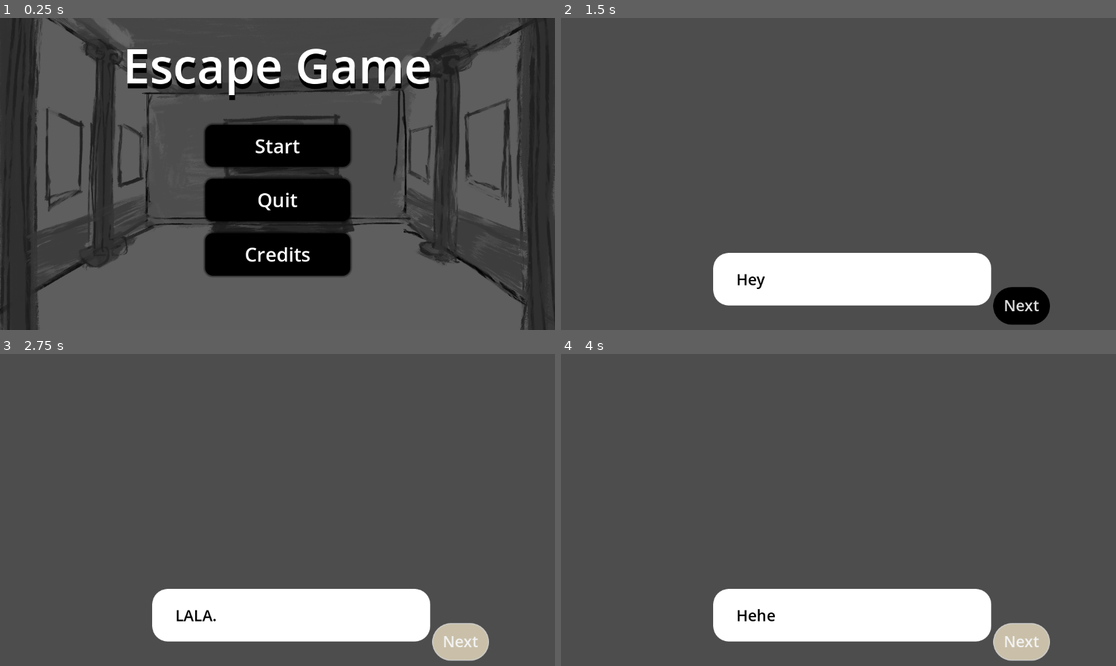
Above: before the commit, frames 1-4 (two rows, left to right).
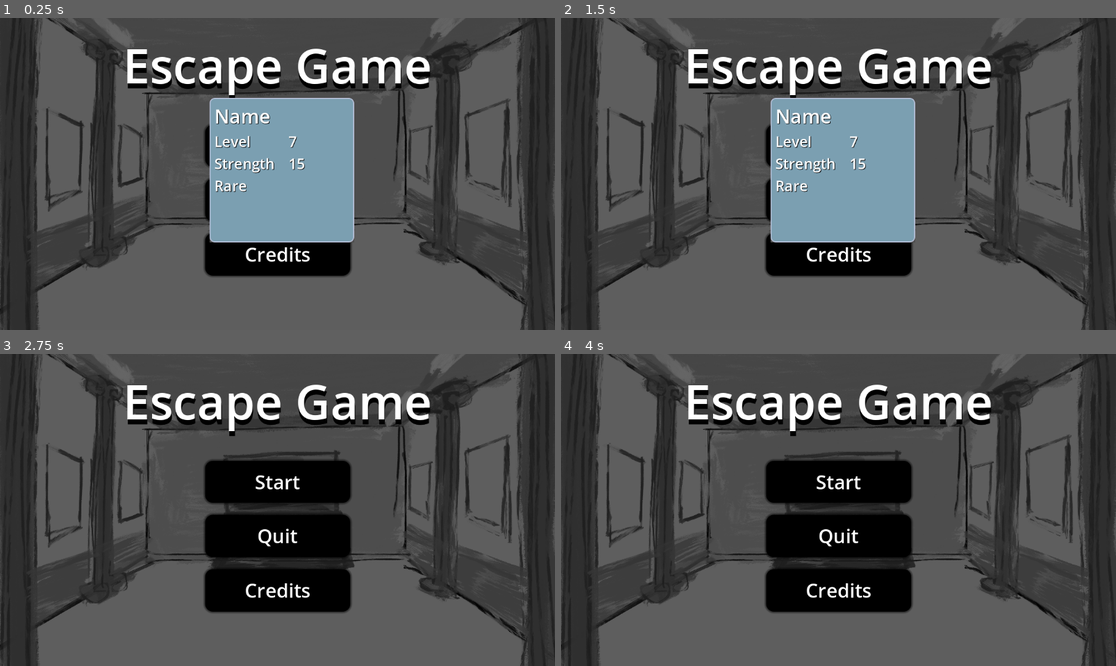
Above: after the commit, the same moments.

Repository: yaliu10/Escape-Room
Game: Godot game, scene res://Scenes/start_menu.tscn
Two runs of this game, one before a commit and one after it. Both use one fixed random seed, a clock stepped at 60 frames per second and the inputs below. The engine's default icon, where the game draws it, is replaced by a stand-in: a white triangle on a blue panel in a dark square.
Inputs (mouse positions are in pixels of both pictures, inside the frame that each line leads up to):
- Up to frame 1 (0.25 s): no input
- Up to frame 2 (1.5 s): click "Start" at 0.5 s; click (838, 145) at 1.25 s, where only the run after the commit has a clickable "Start"
- Up to frame 3 (2.75 s): click (460, 641) at 2 s, where only the run before the commit has a clickable "Next"
- Up to frame 4 (4 s): click (1021, 641) at 2.75 s, where only the run before the commit has a clickable "Next"; click (1021, 641) at 3.5 s, where only the run before the commit has a clickable "Next"

The runs differ from the first frame. In frame 1, 12% of the frame differs, in the area x 37-64%, y 25-72%; in frame 2, 44%, in the area x 0-100%, y 0-100%; in frame 3, 42%; in frame 4, 42%.

Commit message:
Editing the pop up (in progress)

Diff:
--- a/escape-room/Resources/Art1.tres
+++ /dev/null
@@ -1,10 +0,0 @@
-[gd_resource type="Resource" script_class="Item" load_steps=3 format=3 uid="uid://daytw3tdjnxgx"]
-
-[ext_resource type="Script" path="res://Scripts/item.gd" id="1_jfee0"]
-[ext_resource type="Texture2D" uid="uid://cyamkeioip6ar" path="res://icon.svg" id="2_tois1"]
-
-[resource]
-script = ExtResource("1_jfee0")
-name = "Art 1 ------------------------ :D"
-description = "HEY"
-texture = ExtResource("2_tois1")
--- /dev/null
+++ b/escape-room/Resources/Placeholder1.tres
@@ -0,0 +1,13 @@
+[gd_resource type="Resource" script_class="Item" load_steps=3 format=3 uid="uid://dinp41728o3mx"]
+
+[ext_resource type="Script" path="res://Scripts/item.gd" id="1_koahy"]
+[ext_resource type="Texture2D" uid="uid://cyamkeioip6ar" path="res://icon.svg" id="2_b1wyo"]
+
+[resource]
+script = ExtResource("1_koahy")
+name = "Placeholder"
+rarity = "Rare"
+level = 2
+texture = ExtResource("2_b1wyo")
+attribute_type = "Heal"
+attribute_value = 2
--- /dev/null
+++ b/escape-room/Resources/Placeholder2.tres
@@ -0,0 +1,13 @@
+[gd_resource type="Resource" script_class="Item" load_steps=3 format=3 uid="uid://bgig8opp80co0"]
+
+[ext_resource type="Script" path="res://Scripts/item.gd" id="1_f4kho"]
+[ext_resource type="Texture2D" uid="uid://cyamkeioip6ar" path="res://icon.svg" id="2_js07j"]
+
+[resource]
+script = ExtResource("1_f4kho")
+name = "2"
+rarity = "Rare"
+level = 1
+texture = ExtResource("2_js07j")
+attribute_type = "Strength"
+attribute_value = 2
--- a/escape-room/Scenes/item_info.tscn
+++ b/escape-room/Scenes/item_info.tscn
@@ -35,6 +35,7 @@
 unique_name_in_owner = true
 position = Vector2i(435, 166)
 size = Vector2i(300, 300)
+visible = true
 theme_override_styles/panel = SubResource("StyleBoxFlat_04mq2")
 
 [node name="VBoxContainer" type="VBoxContainer" parent="UI/ItemPopup"]
@@ -53,10 +54,41 @@
 [node name="HBoxContainer" type="HBoxContainer" parent="UI/ItemPopup/VBoxContainer"]
 layout_mode = 2
 
-[node name="Information" type="Label" parent="UI/ItemPopup/VBoxContainer/HBoxContainer"]
+[node name="Label" type="Label" parent="UI/ItemPopup/VBoxContainer/HBoxContainer"]
+custom_minimum_size = Vector2(150, 0)
+layout_mode = 2
+theme_override_colors/font_shadow_color = Color(0, 0, 0, 1)
+theme_override_font_sizes/font_size = 30
+text = "Level"
+
+[node name="Level" type="Label" parent="UI/ItemPopup/VBoxContainer/HBoxContainer"]
 unique_name_in_owner = true
-custom_minimum_size = Vector2(75, 0)
 layout_mode = 2
 theme_override_colors/font_shadow_color = Color(0.0605303, 0.0605303, 0.0605303, 1)
 theme_override_font_sizes/font_size = 30
-text = "Description"
+text = "7"
+
+[node name="HBoxContainer2" type="HBoxContainer" parent="UI/ItemPopup/VBoxContainer"]
+layout_mode = 2
+
+[node name="AttributeType" type="Label" parent="UI/ItemPopup/VBoxContainer/HBoxContainer2"]
+unique_name_in_owner = true
+custom_minimum_size = Vector2(150, 0)
+layout_mode = 2
+theme_override_colors/font_shadow_color = Color(0, 0, 0, 1)
+theme_override_font_sizes/font_size = 30
+text = "Strength"
+
+[node name="AttributeValue" type="Label" parent="UI/ItemPopup/VBoxContainer/HBoxContainer2"]
+unique_name_in_owner = true
+layout_mode = 2
+theme_override_colors/font_shadow_color = Color(0.0605303, 0.0605303, 0.0605303, 1)
+theme_override_font_sizes/font_size = 30
+text = "15"
+
+[node name="Rarity" type="Label" parent="UI/ItemPopup/VBoxContainer"]
+unique_name_in_owner = true
+layout_mode = 2
+theme_override_colors/font_shadow_color = Color(0, 0, 0, 1)
+theme_override_font_sizes/font_size = 30
+text = "Rare"
--- a/escape-room/Scenes/slot.tscn
+++ b/escape-room/Scenes/slot.tscn
@@ -3,7 +3,7 @@
 [ext_resource type="Script" path="res://Scripts/slot.gd" id="1_msuqe"]
 
 [node name="Slot" type="PanelContainer"]
-custom_minimum_size = Vector2(60, 60)
+custom_minimum_size = Vector2(40, 40)
 anchors_preset = 5
 anchor_left = 0.5
 anchor_right = 0.5
--- a/escape-room/Scenes/test_scene.tscn
+++ b/escape-room/Scenes/test_scene.tscn
@@ -1,7 +1,8 @@
-[gd_scene load_steps=3 format=3 uid="uid://bjbleu53pmsee"]
+[gd_scene load_steps=4 format=3 uid="uid://bjbleu53pmsee"]
 
 [ext_resource type="PackedScene" uid="uid://bqtk5jusks3x1" path="res://Scenes/slot.tscn" id="1_tjkqk"]
-[ext_resource type="Resource" uid="uid://daytw3tdjnxgx" path="res://Resources/Art1.tres" id="2_x7cor"]
+[ext_resource type="Resource" uid="uid://dinp41728o3mx" path="res://Resources/Placeholder1.tres" id="2_l4pr1"]
+[ext_resource type="Resource" uid="uid://bgig8opp80co0" path="res://Resources/Placeholder2.tres" id="3_dhknx"]
 
 [node name="TestScene" type="Node2D"]
 
@@ -23,10 +24,10 @@
 
 [node name="Slot" parent="UI/ActionBar" instance=ExtResource("1_tjkqk")]
 layout_mode = 2
+item = ExtResource("2_l4pr1")
 
 [node name="Slot2" parent="UI/ActionBar" instance=ExtResource("1_tjkqk")]
 layout_mode = 2
-item = ExtResource("2_x7cor")
 
 [node name="Slot3" parent="UI/ActionBar" instance=ExtResource("1_tjkqk")]
 layout_mode = 2
@@ -39,10 +40,10 @@
 
 [node name="Slot6" parent="UI/ActionBar" instance=ExtResource("1_tjkqk")]
 layout_mode = 2
-item = ExtResource("2_x7cor")
 
 [node name="Slot7" parent="UI/ActionBar" instance=ExtResource("1_tjkqk")]
 layout_mode = 2
 
 [node name="Slot8" parent="UI/ActionBar" instance=ExtResource("1_tjkqk")]
 layout_mode = 2
+item = ExtResource("3_dhknx")
--- a/escape-room/Scripts/item.gd
+++ b/escape-room/Scripts/item.gd
@@ -4,10 +4,10 @@
 
 @export_category("Information")
 @export var name: String
-@export var description: String
-#@export var level: int
+@export var rarity: String
+@export var level: int
 @export var texture: Texture2D
 
-#@export_category("Attribute Bonus")
-#@export var attribute_type: String
-#@export var attribute_value: int
+@export_category("Attribute Bonus")
+@export var attribute_type: String
+@export var attribute_value: int
--- a/escape-room/Scripts/item_info.gd
+++ b/escape-room/Scripts/item_info.gd
@@ -17,7 +17,7 @@
 	%ItemPopup.popup(Rect2i(slot.position + correction, %ItemPopup.size))
 
 
-func HideItemPopup(slot, item):
+func HideItemPopup(slot, Item):
 	%ItemPopup.hide()
 
 
--- a/escape-room/Scripts/slot.gd
+++ b/escape-room/Scripts/slot.gd
@@ -14,4 +14,4 @@
 
 
 func _on_mouse_exited() -> void:
-	ItemInfo.HideItemPopup(null, null)
+	ItemInfo.HideItemPopup(Rect2i(Vector2i(global_position), Vector2i(size)), item)
